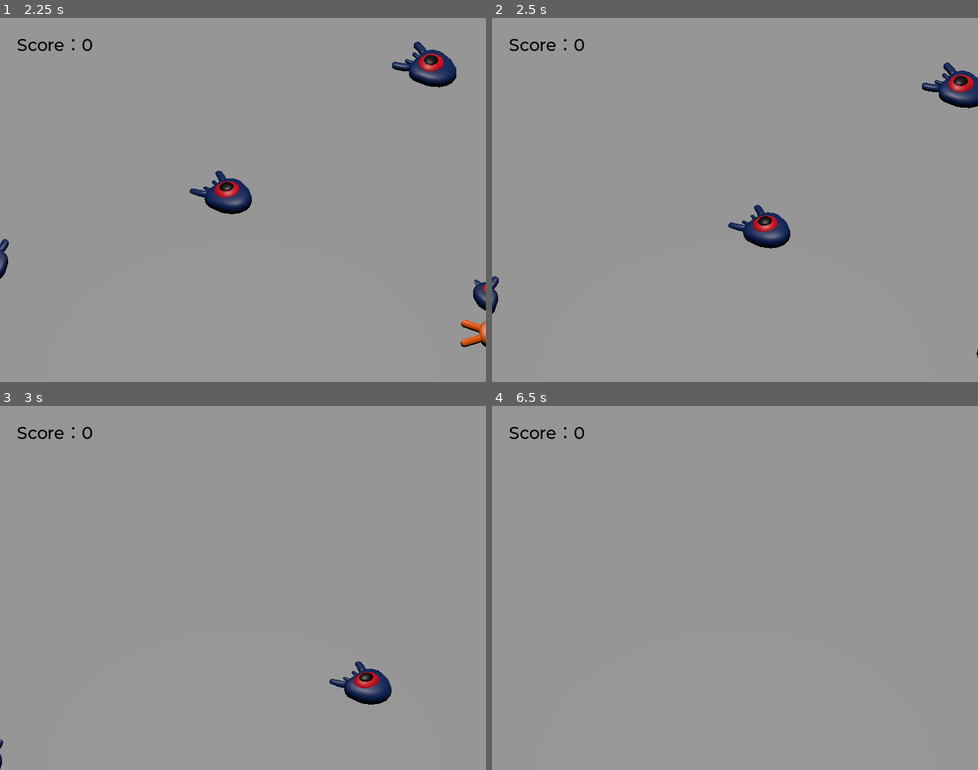
Above: before the commit, frames 1-4 (two rows, left to right).
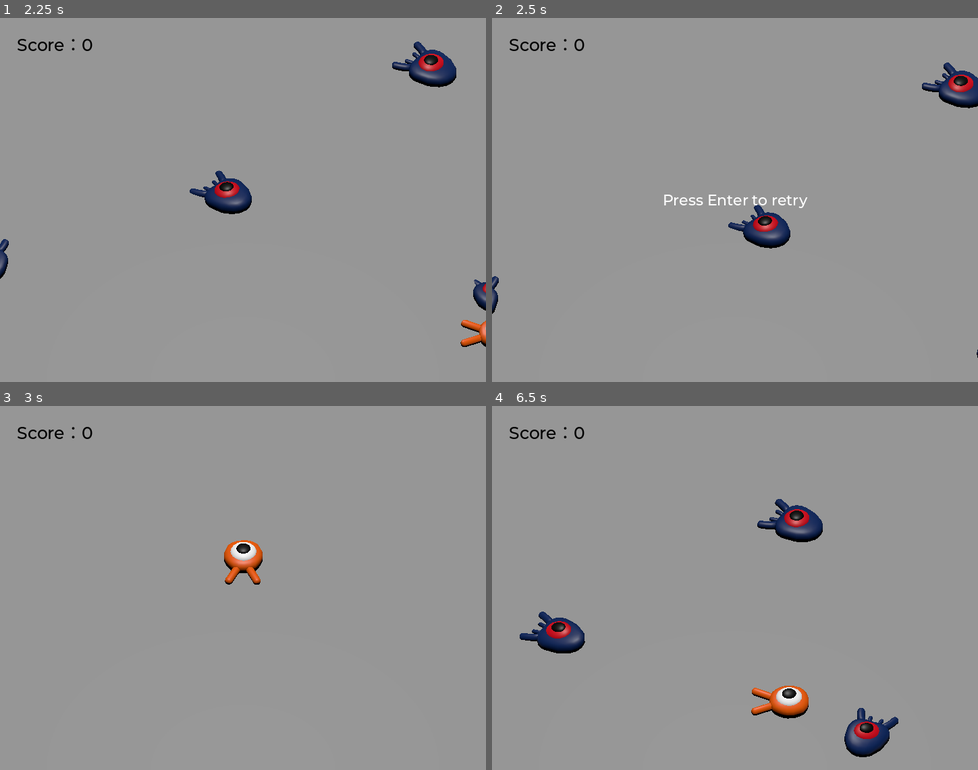
Above: after the commit, the same moments.

Repository: MiseHinoha/squash_the_creeps_3d
Game: Godot game, scene res://main.tscn
Two runs of this game, one before a commit and one after it. Both use one fixed random seed, a clock stepped at 60 frames per second and the inputs below.
Inputs:
- Up to frame 1 (2.25 s): tap Enter (ui_accept) at 0.5, 1.35 s; hold D (move_right) 0.53-1.28 s; hold Enter (ui_accept) 0.53-1.28 s; tap Space (jump) at 0.77, 1.52 s; hold S (move_back) 1.28-2.03 s; hold D (move_right) from 2.03 s (still down); hold Enter (ui_accept) from 2.03 s (still down)
- Up to frame 2 (2.5 s): keep holding D (move_right); keep holding Enter (ui_accept)
- Up to frame 3 (3 s): release D (move_right) at 2.78 s; release Enter (ui_accept) at 2.78 s; hold W (move_forward) from 2.78 s (still down); tap Enter (ui_accept) at 2.85 s
- Up to frame 4 (6.5 s): tap Space (jump) at 3.02, 3.77, 4.52, 6.02 s; release W (move_forward) at 3.53 s; hold Enter (ui_accept) 3.53-4.28 s; hold A (move_left) 3.53-5.03 s; tap Enter (ui_accept) at 4.35, 5.85 s; hold S (move_back) 5.03-5.78 s; hold Enter (ui_accept) 5.03-5.78 s; hold D (move_right) from 5.78 s (still down)

Frame 1 is identical in both runs. In frame 2, 0.3% of the frame differs, in the area x 35-65%, y 48-53%; in frame 3, 1.6%; in frame 4, 3.5%, in the area x 5-84%, y 25-97%.

Commit message:
增加重新开始逻辑

Diff:
--- a/main.gd
+++ b/main.gd
@@ -4,7 +4,7 @@
 
 # Called when the node enters the scene tree for the first time.
 func _ready():
-	pass # Replace with function body.
+	$UserInterface/Retry.hide()
 
 
 # Called every frame. 'delta' is the elapsed time since the previous frame.
@@ -28,3 +28,8 @@
 
 func _on_player_hit():
 	$MobTimer.stop()
+	$UserInterface/Retry.show()
+
+func _unhandled_input(event):
+	if event.is_action_pressed("ui_accept") && $UserInterface/Retry.visible:
+		get_tree().reload_current_scene()
--- a/main.tscn
+++ b/main.tscn
@@ -89,9 +89,11 @@
 
 [node name="UserInterface" type="Control" parent="."]
 layout_mode = 3
-anchors_preset = 0
-offset_right = 40.0
-offset_bottom = 40.0
+anchors_preset = 15
+anchor_right = 1.0
+anchor_bottom = 1.0
+grow_horizontal = 2
+grow_vertical = 2
 theme = SubResource("Theme_ep28u")
 
 [node name="SorceLabel" type="Label" parent="UserInterface"]
@@ -105,5 +107,29 @@
 text = "Score：0"
 script = ExtResource("5_idkd8")
 
+[node name="Retry" type="ColorRect" parent="UserInterface"]
+layout_mode = 1
+anchors_preset = 15
+anchor_right = 1.0
+anchor_bottom = 1.0
+grow_horizontal = 2
+grow_vertical = 2
+color = Color(0, 0, 0, 0)
+
+[node name="Label" type="Label" parent="UserInterface/Retry"]
+layout_mode = 1
+anchors_preset = 8
+anchor_left = 0.5
+anchor_top = 0.5
+anchor_right = 0.5
+anchor_bottom = 0.5
+offset_left = -106.5
+offset_top = -14.0
+offset_right = 106.5
+offset_bottom = 14.0
+grow_horizontal = 2
+grow_vertical = 2
+text = "Press Enter to retry"
+
 [connection signal="hit" from="Player" to="." method="_on_player_hit"]
 [connection signal="timeout" from="MobTimer" to="." method="_on_mob_timer_timeout"]
